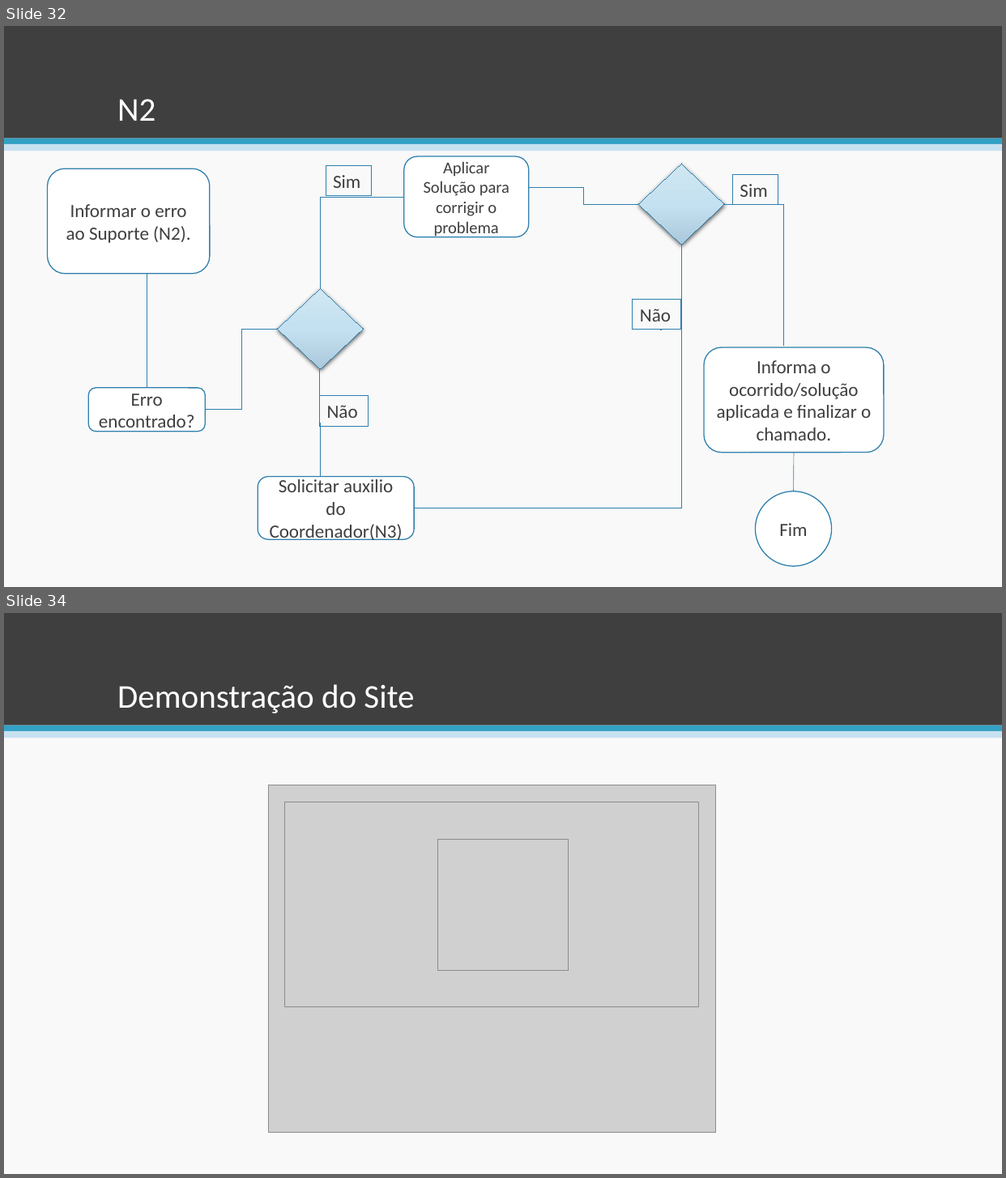
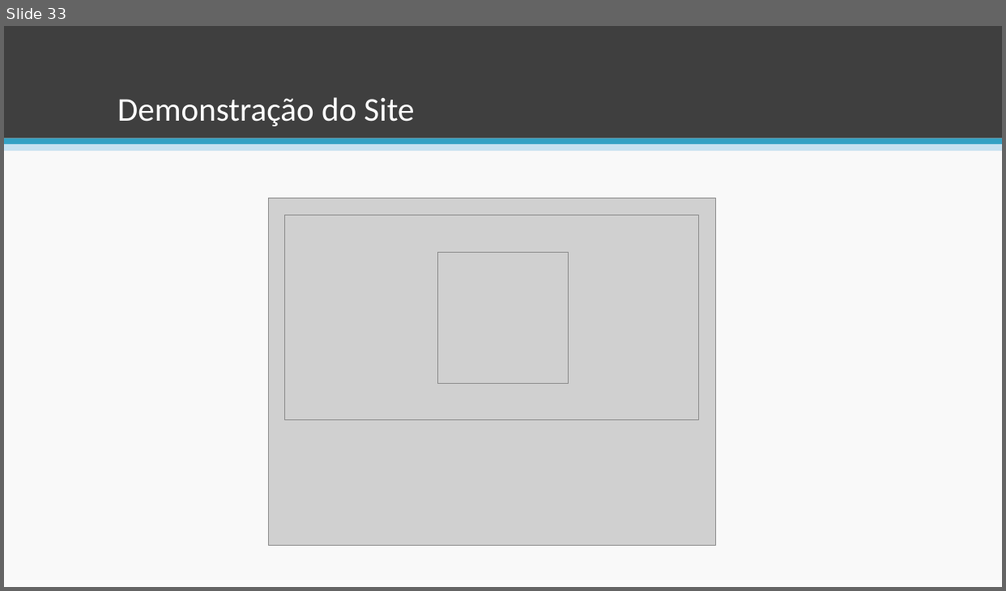
Before and after one commit to esteves-esta/TechHumi, a slide deck: documentacao/Apresentação.pptx. Shown one above the other, each under a label of ours: slides 32 and 34 before the commit, slide 33 after it; the slides between them are not shown. The pictures are 1006x1178 and 1006x591 pixels, drawn with LibreOffice and Linux fonts; fonts in the diff are those of the drawing; grey boxes stand for pictures. Boxes give left, top, right and bottom in pixels: in the first picture for what was removed or moved away, otherwise in the second. Text is boxed around its words. In the diff, an @@ line names an element or a change of style, - is before the commit and + after.

```diff
--- a/documentacao/Apresentação.pptx
+++ b/documentacao/Apresentação.pptx
@@ slide 32 removed at (4,26,1002,587), background #F9F9F9; not listed: 3 template elements that a slide beside it also shows @@
@@ title removed at (117,99,155,121) @@
-N2
@@ rounded rectangle removed at (48,169,210,274) @@
-Informar o erro ao Suporte (N2).
@@ rectangle removed at (326,166,372,196) @@
-Sim
@@ rounded rectangle removed at (404,156,529,237) @@
-Aplicar Solução para corrigir o problema
@@ diamond removed at (639,164,725,245) @@
@@ elbow line removed from (529, 188) to (639, 204) @@
@@ rectangle removed at (732,175,778,205) @@
-Sim
@@ elbow line removed from (404, 197) to (321, 288) @@
@@ elbow line removed from (784, 346) to (724, 204) @@
@@ elbow line removed from (681, 245) to (414, 508) @@
@@ elbow line removed from (147, 274) to (100, 388) @@
@@ diamond removed at (277,288,364,369) @@
@@ rectangle removed at (633,299,681,329) @@
-Não
@@ elbow line removed from (277, 329) to (206, 410) @@
@@ line removed from (661, 331) to (662, 331) @@
@@ rounded rectangle removed at (704,348,884,453) @@
-Informa o ocorrido/solução aplicada e finalizar o chamado.
@@ rounded rectangle removed at (88,388,206,432) @@
-Erro encontrado?
@@ elbow line removed from (320, 369) to (320, 476) @@
@@ rectangle removed at (320,396,368,426) @@
-Não
@@ line removed from (794, 453) to (794, 492) @@
@@ rounded rectangle removed at (258,476,414,540) @@
-Solicitar auxilio do Coordenador(N3)
@@ ellipse removed at (756,492,832,566) @@
-Fim
@@ what was slide 34 is now slide 33 @@
```
Also in this commit, not shown: 3 slides added, 3 other slides removed, 1 other file.
